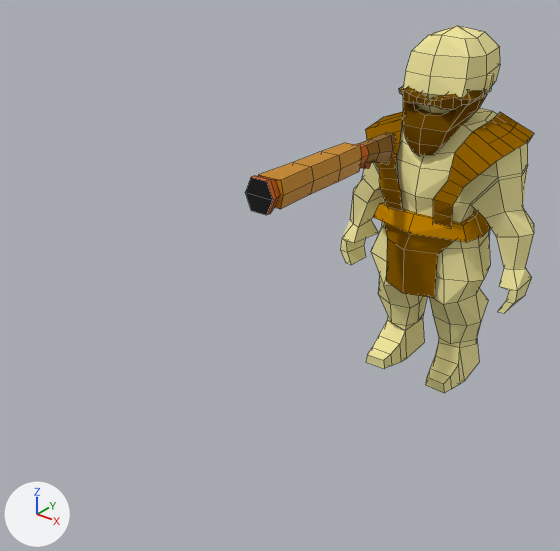
A saved change to the Blender file Assets/Scripts/IslandGenerator/Models/lowPolyDwarf.blend.
Both versions are drawn from a camera (50 mm lens) standing at (4.36, -8.66, 6.0) and looking at (-0.44, -2.66, 2.28). Every picture has the same lights, and +X, +Y and +Z are marked at lower left. Mesh edges are drawn as thin lines.

Names of what the first picture shows: 'Automatic', 'Body', 'Clothes', 'Hair'.
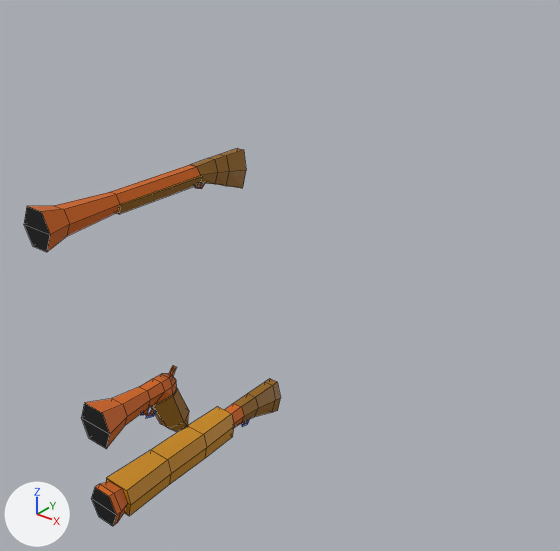
Where the change shows, as pixel boxes [x1, y1, x2, y2] in the pictures (560 x 551 px):
'Body', hidden (beige)
    before: [340, 25, 534, 393]
'Automatic', reshaped, moved (26% wider, 76% taller)
    before: [245, 132, 395, 215]
    after: [91, 379, 281, 526]
'shotgun', shown (brown)
    after: [24, 148, 246, 252]
'Clothes', hidden (brown)
    before: [365, 111, 534, 227]
'Pistol', shown (brown)
    after: [81, 366, 189, 449]
'Hair', hidden (brown)
    before: [399, 86, 487, 156]
part 1 of me_cube_002, built on
    after: [125, 392, 164, 425]
part 2 of me_cube_003, built on
    before: [360, 162, 372, 169]
    after: [241, 419, 250, 427]

What changed in the scene script:
```text
Change me_cube_002:
    used by ob_pistol; location = (-0.28, -1.93, 3.53); scale = (1.37, 1.37, 1.37)
    remove me_cube_002.from_pydata(...)  # 70 vertices, 62 faces; spans x -0.137..0.137, y -0.517..0.252, z -0.319..0.212
    add me_cube_002.from_pydata(...)  # 78 vertices, 70 faces; spans x -0.137..0.137, y -0.517..0.252, z -0.319..0.212
    me_cube_002 part 1
    3 faces are deleted
    2 vertices move from x -0.039..0.039, y -0.113, z 0.011 to x -0.039..0.039, y -0.118, z 0.005
    8 vertices are added at x -0.028..0.028, y -0.117..-0.026, z -0.09..-0.002
    11 new faces join them
Change me_cube_003:
    used by ob_automatic; location = (-0.48, -0.86, 3.22); scale = (0.102, 0.102, 0.102)
    remove me_cube_003.from_pydata(...)  # 78 vertices, 73 faces; spans x -1.8..1.8, y -20.6..4.4, z -2.5..2.3
    add me_cube_003.from_pydata(...)  # 86 vertices, 81 faces; spans x -1.8..1.8, y -20.6..4.4, z -2.5..2.3
    me_cube_003 part 2
    3 faces are deleted
    8 vertices are added at x -0.4..0.4, y -1.6..-0.3, z -1.4..-0.6
    11 new faces join them
Change ob_body:
    add ob_body.hide_set(True)
Change ob_hair:
    add ob_hair.hide_set(True)
Change ob_clothes:
    add ob_clothes.hide_set(True)
Change ob_shotgun:
    ob_shotgun.location: (-0.73, -0.88, 3.39) -> (-0.73, -3.46, 3.57)
    remove ob_shotgun.hide_set(True)
Change ob_pistol:
    ob_pistol.location: (-0.28, -1.93, 3.53) -> (-0.28, -4.69, 1.82)
    remove ob_pistol.hide_set(True)
Change ob_automatic:
    ob_automatic.location: (-0.48, -0.86, 3.22) -> (-0.48, -3.17, 0.77)
```
